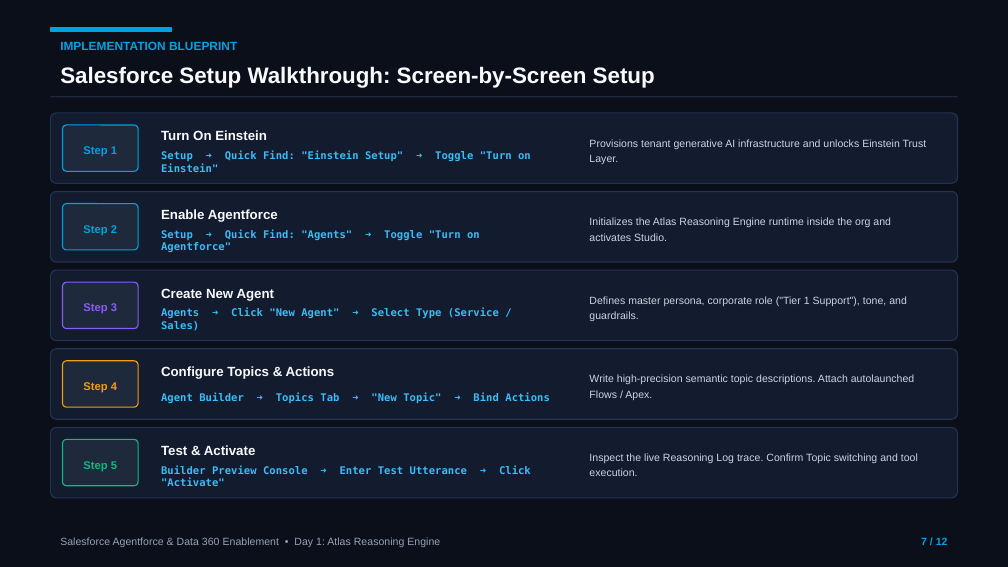
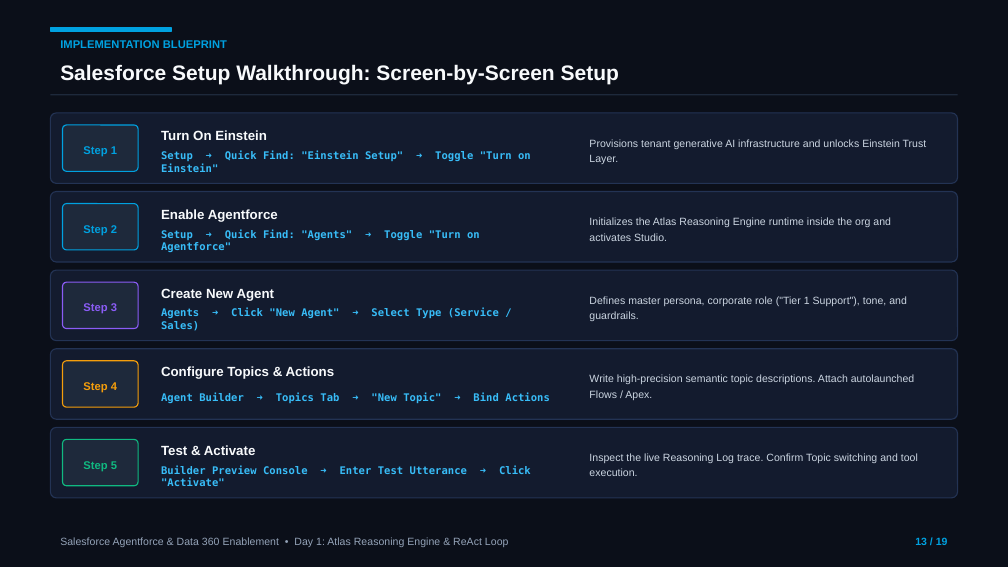
Before and after one commit to MohnishTak2725/agentforce-data360-workbench, a slide deck: slide 13 of Day-1-Atlas-Reasoning-Engine.pptx (slide 7 before the commit). Drawn at 1008x567 pixels with LibreOffice and Linux fonts; fonts in the diff are those of the drawing. Boxes give left, top, right and bottom in pixels: in the first picture for what was removed or moved away, otherwise in the second. Text is boxed around its words. In the diff, an @@ line names an element or a change of style, - is before the commit and + after.

```diff
--- a/Day-1-Atlas-Reasoning-Engine.pptx
+++ b/Day-1-Atlas-Reasoning-Engine.pptx
@@ text "IMPLEMENTATION BLUEPRINT" at (60,40,227,48): size 8.5 to 8 pt @@
@@ text "Salesforce Setup Walkthrough: Screen-by-Screen Setup" at (60,64,619,84): size 16 to 15 pt @@
@@ text at (60,537,508,547): text changed @@
-Salesforce Agentforce & Data 360 Enablement • Day 1: Atlas Reasoning Engine
+Salesforce Agentforce & Data 360 Enablement • Day 1: Atlas Reasoning Engine & ReAct Loop
@@ text at (915,537,948,545): text changed @@
-7 / 12
+13 / 19
```
Also in this commit, not shown: 11 other slides changed, 7 slides added.
